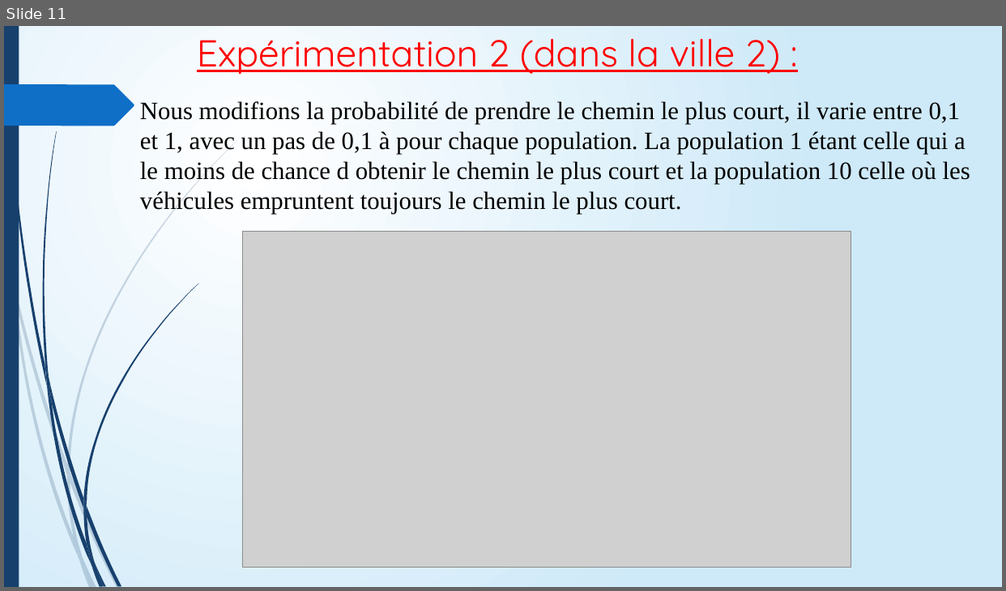
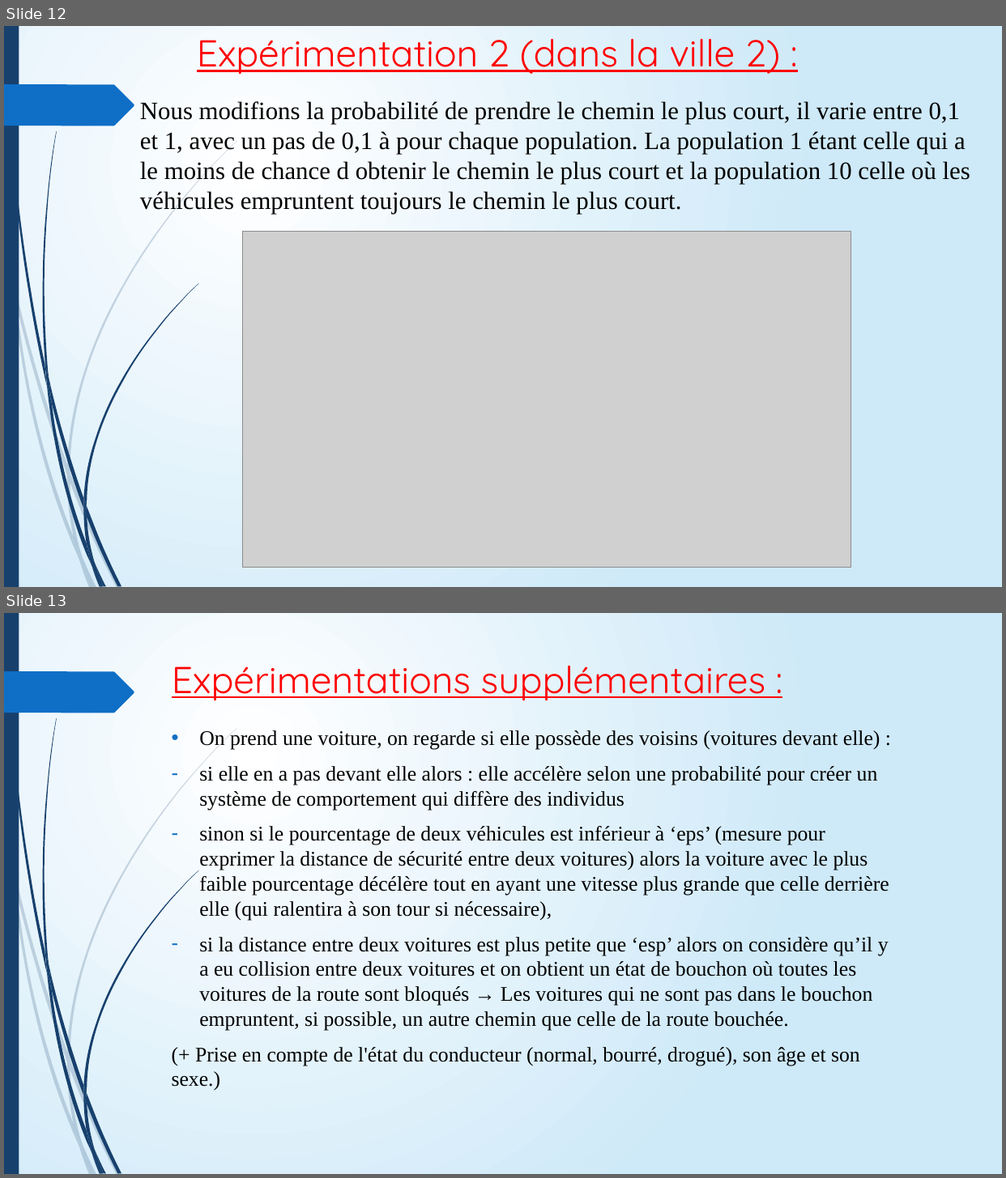
Before and after one commit to ARE-DYNAMIC-2021-2022-G1/roadTraffic, a slide deck: ROAD TRAFFIC SIMULATION.pptx. Shown one above the other, each under a label of ours: slide 11 before the commit, slides 12 and 13 after it. The pictures are 1006x591 and 1006x1178 pixels, drawn with LibreOffice and Linux fonts; fonts in the diff are those of the drawing; grey boxes stand for pictures. Boxes give left, top, right and bottom in pixels: in the first picture for what was removed or moved away, otherwise in the second. Text is boxed around its words. In the diff, an @@ line names an element or a change of style, - is before the commit and + after.

```diff
--- a/ROAD TRAFFIC SIMULATION.pptx
+++ b/ROAD TRAFFIC SIMULATION.pptx
@@ slide 13 added at <box>4,613,1002,1174</box>, background gradient #FFFFFF to #CEEAF9; not listed: 24 template elements that a slide beside it also shows @@
@@ title added at <box>172,666,765,701</box>, 36 pt, text #FF0000, underline @@
+Expérimentations supplémentaires :
@@ text added at <box>172,730,889,1091</box>, 20 pt, text #000000 @@
+• On prend une voiture, on regarde si elle possède des voisins (voitures devant elle) :
+– si elle en a pas devant elle alors : elle accélère selon une probabilité pour créer un système de comportement qui diffère des individus
+– sinon si le pourcentage de deux véhicules est inférieur à ‘eps’ (mesure pour exprimer la distance de sécurité entre deux voitures) alors la voiture avec le plus faible pourcentage décélère tout en ayant une vitesse plus grande que celle derrière elle (qui ralentira à son tour si nécessaire),
+– si la distance entre deux voitures est plus petite que ‘esp’ alors on considère qu’il y a eu collision entre deux voitures et on obtient un état de bouchon où toutes les voitures de la route sont bloqués → Les voitures qui ne sont pas dans le bouchon empruntent, si possible, un autre chemin que celle de la route bouchée.
+(+ Prise en compte de l'état du conducteur (normal, bourré, drogué), son âge et son sexe.)
@@ what was slide 11 is now slide 12 @@
```
Also in this commit, not shown: 3 slides changed, 4 other slides added, 3 slides removed.
